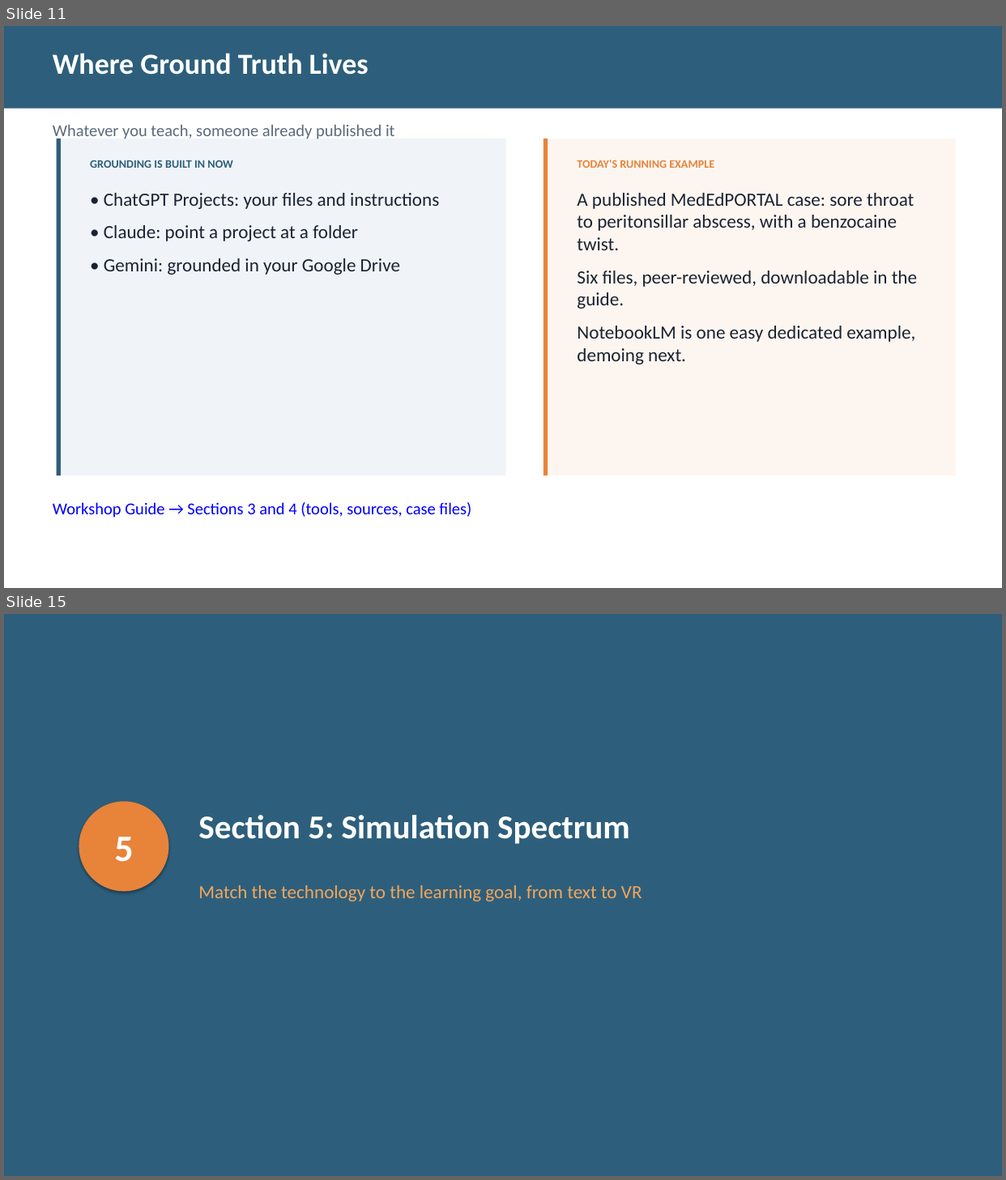
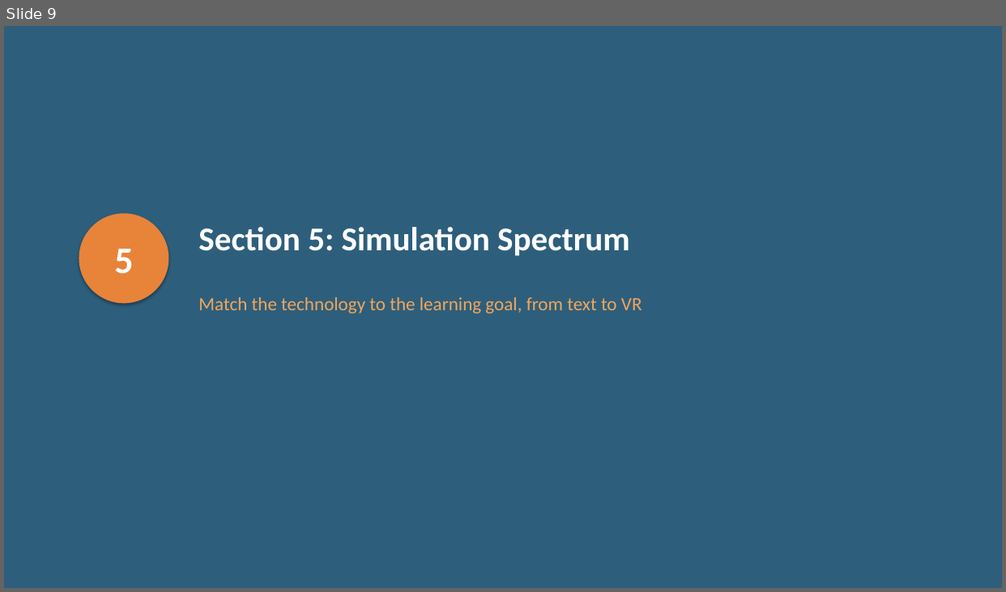
Before and after one commit to diana-brewer/digital-learning-unlocked, a slide deck: Digital Learning Unlocked - Slide Deck.pptx. Shown one above the other, each under a label of ours: slides 11 and 15 before the commit, slide 9 after it; the slides between them are not shown. The pictures are 1006x1180 and 1006x592 pixels, drawn with LibreOffice and Linux fonts; fonts in the diff are those of the drawing. Boxes give left, top, right and bottom in pixels: in the first picture for what was removed or moved away, otherwise in the second. Text is boxed around its words. In the diff, an @@ line names an element or a change of style, - is before the commit and + after.

```diff
--- a/Digital Learning Unlocked - Slide Deck.pptx
+++ b/Digital Learning Unlocked - Slide Deck.pptx
@@ slide 11 removed at <box>4,26,1002,588</box>, background #FFFFFF @@
@@ rectangle removed at <box>4,26,1002,109</box> @@
@@ text removed at <box>53,53,368,75</box> @@
-Where Ground Truth Lives
@@ text removed at <box>53,124,395,141</box> @@
-Whatever you teach, someone already published it
@@ rectangle removed at <box>57,139,506,476</box> @@
@@ rectangle removed at <box>57,139,61,476</box> @@
@@ rectangle removed at <box>543,139,956,476</box> @@
@@ rectangle removed at <box>543,139,548,476</box> @@
@@ text removed at <box>90,160,233,168</box> @@
-GROUNDING IS BUILT IN NOW
@@ text removed at <box>577,160,714,168</box> @@
-TODAY'S RUNNING EXAMPLE
@@ text removed at <box>104,193,439,275</box> @@
-• ChatGPT Projects: your files and instructions
-• Claude: point a project at a folder
-• Gemini: grounded in your Google Drive
@@ text removed at <box>577,193,917,365</box> @@
-A published MedEdPORTAL case: sore throat to peritonsillar abscess, with a benzocaine twist.
-Six files, peer-reviewed, downloadable in the guide.
-NotebookLM is one easy dedicated example, demoing next.
@@ text removed at <box>53,502,471,518</box> @@
-Workshop Guide → Sections 3 and 4 (tools, sources, case files)
@@ what was slide 15 is now slide 9 @@
```
Also in this commit, not shown: 4 slides changed, 1 slide added, 6 other slides removed, 3 other files.
